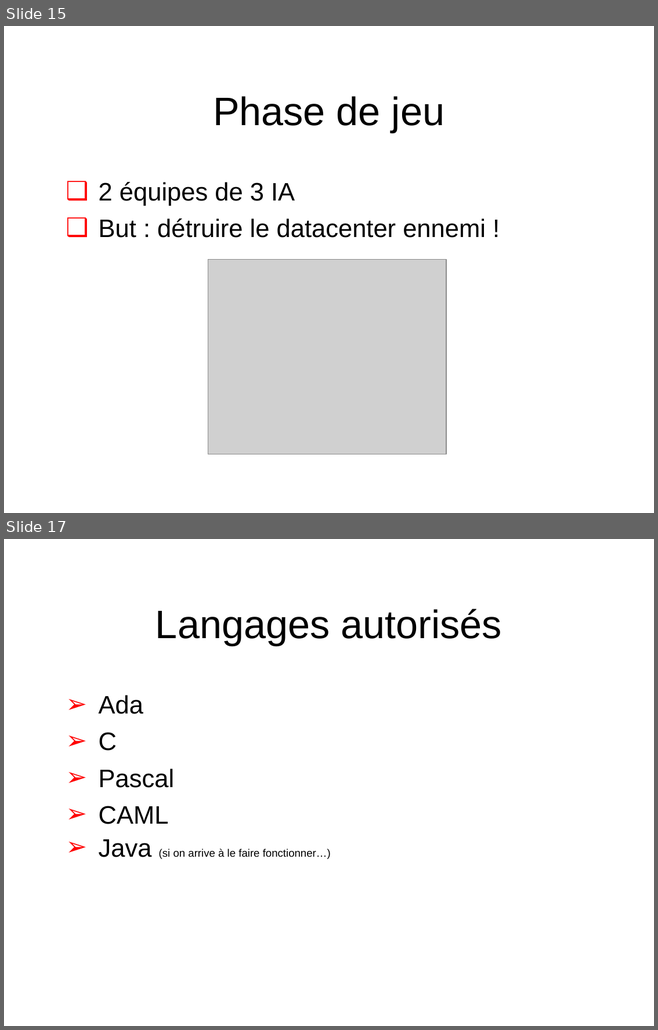
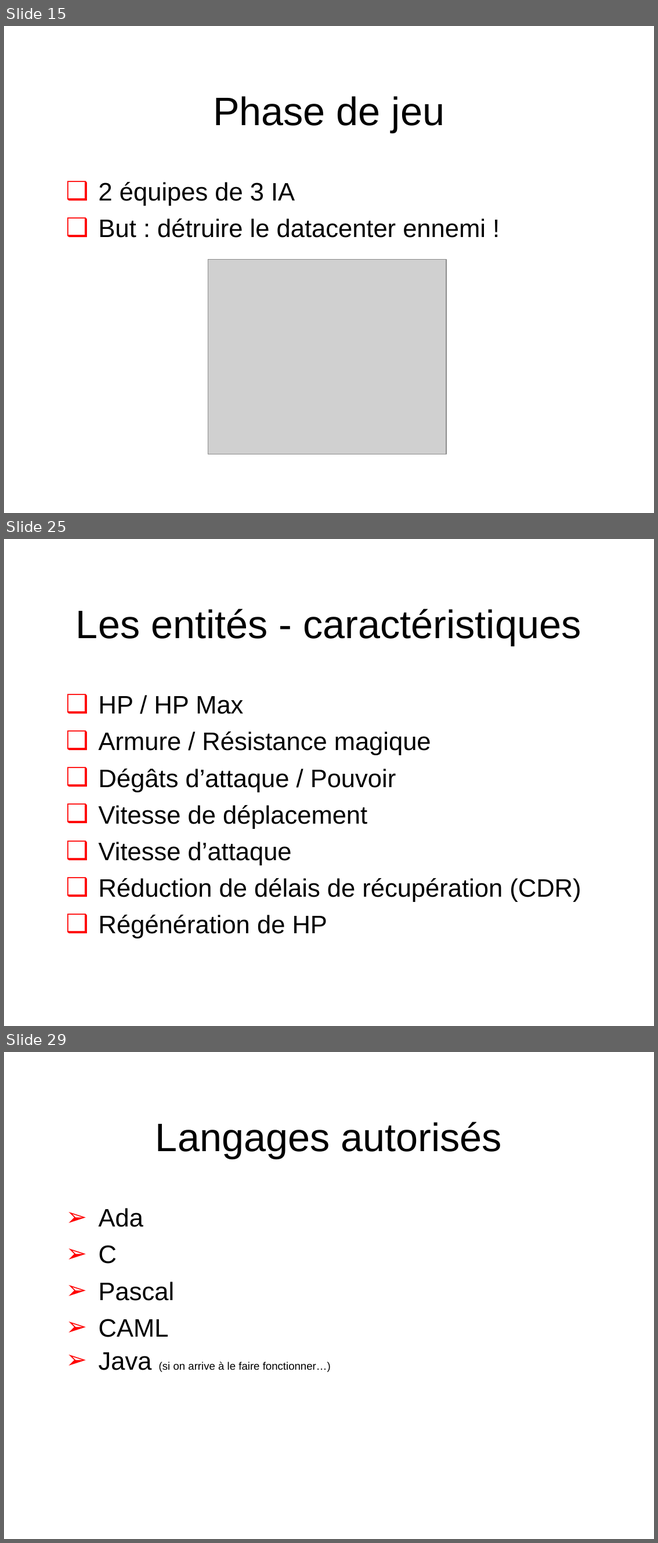
Before and after one commit to Scriptopathe/codinsa2015, a slide deck: Doc/Cod-INSA_Finale.ppt. Shown one above the other, each under a label of ours: slides 15 and 17 before the commit, slides 15, 25 and 29 after it; the slides between them are not shown. The pictures are 658x1030 and 658x1543 pixels, drawn with LibreOffice and Linux fonts; fonts in the diff are those of the drawing; grey boxes stand for pictures; background and template pictures are left out. Boxes give left, top, right and bottom in pixels: in the first picture for what was removed or moved away, otherwise in the second. Text is boxed around its words. In the diff, an @@ line names an element or a change of style, - is before the commit and + after.

```diff
--- a/Doc/Cod-INSA_Finale.ppt
+++ b/Doc/Cod-INSA_Finale.ppt
@@ slide 25 added at box(4, 539, 654, 1026), background #FFFFFF; not listed: 1 template element that a slide beside it also shows @@
@@ title added at box(76, 609, 581, 646), 44 pt, text #000000 @@
+Les entités - caractéristiques
@@ text added at box(99, 696, 581, 939), 28 pt, text #000000 @@
+  ❑ HP / HP Max
+  ❑ Armure / Résistance magique
+  ❑ Dégâts d’attaque / Pouvoir
+  ❑ Vitesse de déplacement
+  ❑ Vitesse d’attaque
+  ❑ Réduction de délais de récupération (CDR)
+  ❑ Régénération de HP
@@ what was slide 17 is now slide 29 @@
```
Also in this commit, not shown: 1 slide changed, 11 other slides added, 26 other files.
